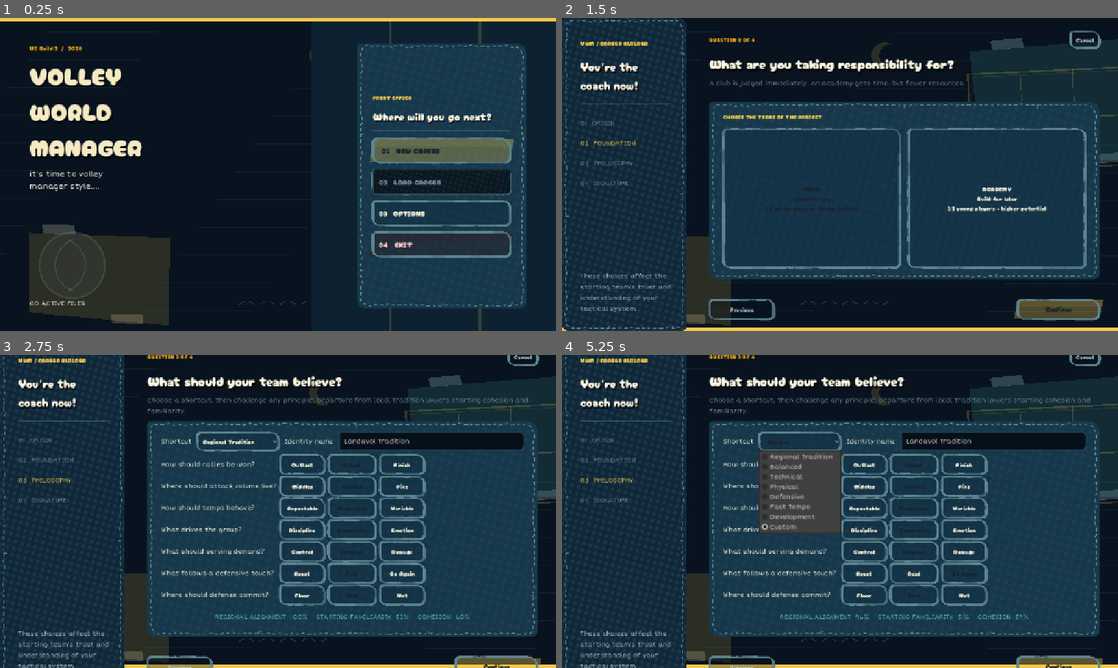
Above: before the commit, frames 1-4 (two rows, left to right).
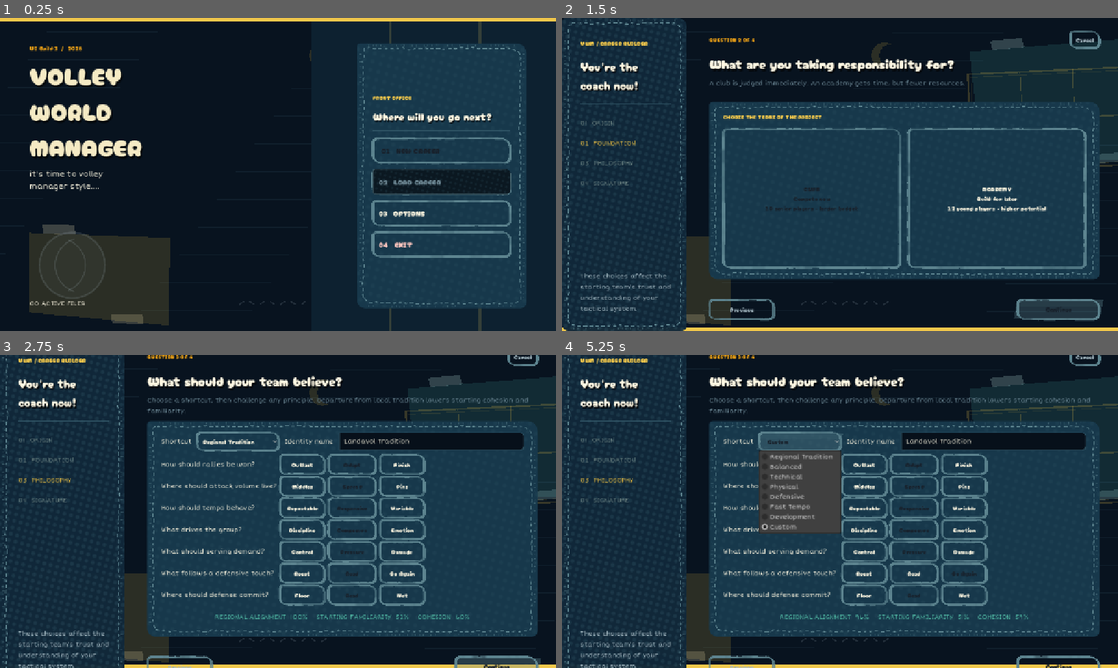
Above: after the commit, the same moments.

Repository: iracarranza/volley-world-manager
Game: Godot game, scene res://scenes/application.tscn
The game is run twice, just before and just after one commit, with the same random seed, the same clock (stepped at 60 frames per second) and the same inputs.
Inputs:
- Up to frame 1 (0.25 s): no input
- Up to frame 2 (1.5 s): click "01 NEW CAREER" at 0.5 s; click "Continue" at 1.25 s
- Up to frame 3 (2.75 s): click "Continue" at 2 s
- Up to frame 4 (5.25 s): click "Go Again" at 2.75 s; click "Go Again" at 3.5 s; click "Go Again" at 4.25 s; click "Custom" at 5 s

The runs differ from the first frame. In frame 1, 2.3% of the frame differs, in the area x 64-95%, y 8-93%; in frame 2, 2.4%; in frame 3, 1.9%; in frame 4, 2.5%, in the area x 0-98%, y 0-100%.

Commit message:
Hovering is the act of highlighting
**The mark now matches the pen and arrives on hover.** Two corrections to the
same idea.

The band takes the nib's own ink rather than a contrasting colour. A
highlighter that fights the line it covers is two marks arguing; one that
matches is the same hand going back over its own writing. It is also where the
idea came from -- the nib's *varying weight* was what read as highlighter in the
first place -- so the wash belongs in its colour.

And it is not a state of the control, it is something that happens to it.
Hovering is the act of going over the word, so the band is absent at rest and
sweeps on left to right under the pointer, laid down rather than faded in. That
also answers what the mark is for: a permanent wash on every control is
decoration, while one that arrives when you point at something is the hover
affordance doing its job in the page's own vocabulary instead of the instant
colour swap it replaces. The outline is `MOUSE_FILTER_IGNORE` and has to be, so
it watches its parent's `mouse_entered` rather than its own.

**And the cards are properly cut out.** Fraying drops from seven points to
three and goes fainter -- at seven the strands were a feature of the design
rather than something you notice on second look, and a patch coming apart in
seven places is a patch about to fall off.

The seam moves inside the cloth. A stitch line has to have material outside it
or there is nothing for the thread to hold; running it along the true boundary
made the card stop exactly where its sewing did, which reads as a dashed border
rather than as cloth with a seam in it.

The silhouette gets its perforation, drawn as stubs rather than as paper tabs.
Tabs in the card's own colour were invisible: card and page sit within a few
percent of each other in the light theme, so a silhouette with no line in it
has no contrast to work with. The reference is better than that anyway -- a
cut-up cross-stitch template does not leave paper behind, it leaves short
lengths of the wire that held it, which are line-like. So these are thread-
coloured stubs standing off the edge on a regular pitch, with a third of them
torn away flush. The evenness is correct here and only here: a perforation is
punched on a pitch. What varies is which ones survived.

Suite 923 checks, 1 pre-existing failure.

Not verifiable from a still: the hover sweep needs a pointer, so the renders
show the resting state only.

Diff:
--- a/scenes/components/ink_outline.gd
+++ b/scenes/components/ink_outline.gd
@@ -158,9 +158,39 @@
 const CUT_NICK_PIXELS: float = 2.3
 
 ## Loose threads, where the stitching has worked its way out of the weave.
-const FRAY_COUNT: int = 7
-const FRAY_LENGTH: float = 7.5
-const FRAY_WIDTH: float = 1.5
+## Fraying is flavour, not structure. At seven per panel the strands were a
+## feature of the design rather than a thing you notice on second look, and a
+## patch that is coming apart at seven points is a patch about to fall off.
+const FRAY_COUNT: int = 3
+const FRAY_LENGTH: float = 5.5
+const FRAY_WIDTH: float = 1.1
+## Faint, for the same reason. These sit under the threshold where the eye
+## counts them.
+const FRAY_ALPHA: float = 0.34
+
+## How far inside the cloth the stitching runs.
+##
+## A seam is sewn *in from* the edge -- there has to be material outside it or
+## there is nothing for the thread to hold. Running the stitches along the true
+## boundary made the card stop exactly where its sewing did, which reads as a
+## drawn border that happens to be dashed rather than as cloth with a seam in
+## it.
+const SEAM_INSET: float = 5.0
+
+## The perforated silhouette: how far the tabs stand out from the edge, how wide
+## each one is, and how far apart their centres run.
+##
+## A stamp's edge, or the wire stubs left in a cut-up cross-stitch template --
+## the little remnants of where a sheet was separated. Drawn *outward* in the
+## card's own colour rather than bitten inward in the page's, because the page
+## under a card carries the halftone and a backdrop doodle, and painting over
+## either would leave a visible flat patch where the perforation should be.
+const PERFORATION_DEPTH: float = 3.4
+const PERFORATION_WIDTH: float = 4.2
+const PERFORATION_PITCH: float = 9.0
+const PERFORATION_STUB_WIDTH: float = 1.4
+## Fainter than the seam. These are remnants, not part of the sewing.
+const PERFORATION_ALPHA: float = 0.42
 
 ## A highlighter is a wide chisel drawn once across a word.
 ##
@@ -188,9 +218,10 @@
 ## covers the word, not the whole line.
 const HIGHLIGHT_INSET: float = 2.0
 
-## Below this saturation a tier's fill is page-coloured rather than a real
-## colour, and marking in it would be marking in nothing.
-const HIGHLIGHT_MIN_SATURATION: float = 0.18
+## How long the swipe takes, in seconds. Short: this is a pointer landing on a
+## control, not a transition. Long enough that the direction is legible, because
+## a mark that appears all at once is a colour change rather than a stroke.
+const HIGHLIGHT_SWEEP_SECONDS: float = 0.16
 
 
 ## Which panel this is, for the wander. Assigned by whoever creates the outline;
@@ -208,19 +239,27 @@
 		if is_inside_tree():
 			queue_redraw()
 
-## Whether this control has also been gone over with a highlighter.
-##
-## Additive rather than a third stroke style, because the two are doing
-## different jobs and a control wants both: the pen says where the word is and
-## the highlighter says somebody marked it. Making them exclusive would have
-## meant choosing between a control that is drawn and one that is marked, when
-## what reads is a word that is drawn *and* marked.
-@export var highlighted: bool = false:
+## Whether pointing at this control marks it.
+##
+## The highlighter is not a *state* of the button, it is something that happens
+## to it: hovering is the act of going over the word. So the band is absent at
+## rest -- the control is just written -- and sweeps on under the pointer.
+##
+## Which also answers what the mark is for. A permanent wash on every control is
+## decoration; one that arrives when you point at something is the hover
+## affordance doing its job in the page's own vocabulary, instead of the instant
+## colour swap it replaces.
+@export var hover_highlight: bool = false:
 	set(value):
-		highlighted = value
+		hover_highlight = value
 		if is_inside_tree():
 			_sync_draw_order()
+			_bind_hover()
 			queue_redraw()
+
+## How much of the sweep has been laid down, 0 to 1, and where it is heading.
+var highlight_sweep: float = 0.0
+var _sweep_target: float = 0.0
 
 
 func _ready() -> void:
@@ -241,6 +280,46 @@
 	set_anchors_and_offsets_preset(Control.PRESET_FULL_RECT)
 	resized.connect(queue_redraw)
 	_sync_draw_order()
+	_bind_hover()
+
+
+## Watch the control this outline belongs to, so the mark follows the pointer.
+##
+## The outline itself cannot be asked -- it is `MOUSE_FILTER_IGNORE`, which it
+## has to be or it would eat the clicks meant for the button underneath it. So
+## it listens to its parent instead.
+func _bind_hover() -> void:
+	var parent := get_parent() as Control
+	if parent == null:
+		return
+	if hover_highlight:
+		if not parent.mouse_entered.is_connected(_on_parent_hover):
+			parent.mouse_entered.connect(_on_parent_hover)
+			parent.mouse_exited.connect(_on_parent_unhover)
+		return
+	if parent.mouse_entered.is_connected(_on_parent_hover):
+		parent.mouse_entered.disconnect(_on_parent_hover)
+		parent.mouse_exited.disconnect(_on_parent_unhover)
+	highlight_sweep = 0.0
+	set_process(false)
+
+
+func _on_parent_hover() -> void:
+	_sweep_target = 1.0
+	set_process(true)
+
+
+func _on_parent_unhover() -> void:
+	_sweep_target = 0.0
+	set_process(true)
+
+
+func _process(delta: float) -> void:
+	var step := delta / maxf(HIGHLIGHT_SWEEP_SECONDS, 0.001)
+	highlight_sweep = move_toward(highlight_sweep, _sweep_target, step)
+	queue_redraw()
+	if is_equal_approx(highlight_sweep, _sweep_target):
+		set_process(false)
 
 
 ## A highlighter goes *under* the word.
@@ -251,7 +330,7 @@
 ## `show_behind_parent` puts it before the parent's own drawing instead, so the
 ## order becomes band, then stylebox, then text.
 func _sync_draw_order() -> void:
-	show_behind_parent = highlighted
+	show_behind_parent = hover_highlight
 
 
 func _notification(what: int) -> void:
@@ -305,9 +384,11 @@
 			* lerpf(COVERAGE_WIDTH_FLOOR, 1.0, coverage)
 		alphas[index] = ink.a * coverage
 	## The mark goes down first, under everything else this node draws.
-	if highlighted:
-		_draw_highlight()
+	if hover_highlight and highlight_sweep > 0.001:
+		_draw_highlight(highlight_sweep)
 	if stroke_style == Stroke.STITCH:
+		## Silhouette first, so the seam sits on top of the cloth it is holding.
+		_draw_perforation()
 		_draw_stitches(points, ink, shortest)
 		_draw_fraying(points, ink)
 		return
@@ -357,14 +438,16 @@
 ## here, so the theme stays the single place that decides what a primary action
 ## is coloured. The stylebox itself is transparent for these tiers -- this band
 ## *is* the fill, not a decoration over one.
-func _draw_highlight() -> void:
+func _draw_highlight(sweep: float) -> void:
 	var band := Color(_highlighter_ink(), HIGHLIGHT_ALPHA)
 	var top := HIGHLIGHT_INSET
 	var bottom := size.y - HIGHLIGHT_INSET
 	## Where the hand started and stopped. Each end draws its own overshoot, so
 	## one usually runs past the word and the other falls short of it.
 	var left := -HIGHLIGHT_OVERSHOOT * (_unit(11) * 1.4 - 0.4)
-	var right := size.x + HIGHLIGHT_OVERSHOOT * (_unit(29) * 1.4 - 0.4)
+	var full_right := size.x + HIGHLIGHT_OVERSHOOT * (_unit(29) * 1.4 - 0.4)
+	## As far as the tip has travelled. The stroke is laid down, not faded in.
+	var right := lerpf(left, full_right, clampf(sweep, 0.0, 1.0))
 	## The chisel. Both ends lean the same way, because the tip is held at one
 	## angle for the whole stroke.
 	var shear := HIGHLIGHT_SHEAR
@@ -406,21 +489,13 @@
 
 ## What this control gets marked in.
 ##
-## A highlighter is *contrast*, and that is the trap the first attempt fell into.
-## Reading the parent's stylebox is right for a tier whose fill is a real colour
-## -- a primary action is coral, a danger action is red, and going over one in
-## its own colour is what actually happens. But the neutral tiers were authored
-## with a fill near the page colour, because they used to be filled boxes with a
-## border doing the work. Marked in that, the swipe was invisible.
-##
-## So: the tier's own colour when it has one, the theme accent when it does not.
-## Saturation is what separates them, and it is a property of the colour rather
-## than a list of tier names somebody has to keep in step.
+## The same ink the nib is using. A highlighter that contrasts with the line it
+## covers is two marks arguing; one that matches is the same hand going back
+## over its own writing, which is what a marked word actually looks like. It is
+## also where the idea came from -- the nib's varying weight was what read as
+## highlighter in the first place, so the wash belongs in its colour.
 func _highlighter_ink() -> Color:
-	var fill := _resolved_fill()
-	if fill.s >= HIGHLIGHT_MIN_SATURATION:
-		return fill
-	return UIPalette.color(&"accent", UIPalette.control_is_light(self))
+	return UIPalette.color(&"stroke_strong", UIPalette.control_is_light(self))
 
 
 ## What colour the surface underneath would have painted itself.
@@ -527,6 +602,74 @@
 	_draw_ribbon(stitch_points, normals, widths, alphas, ink, 0.0, 1.0, false)
 
 
+## The cut silhouette: tabs left where the patch was separated from its sheet.
+##
+## Regularly spaced, because a perforation is punched on a pitch -- this is the
+## one place on the panel where evenness is correct rather than a tell. What
+## varies is which tabs survived: some were torn away cleanly and some kept a
+## stub, so a share of them are drawn short or skipped entirely.
+##
+## Drawn as *stubs* rather than as paper tabs, which is both closer to the
+## reference and the only thing that reads. A tab in the card's own colour is
+## invisible here -- card and page are within a few percent of each other in the
+## light theme, so a silhouette with no line in it has no contrast to work with.
+## And a cut cross-stitch template does not leave paper behind: it leaves short
+## lengths of the wire that held it, which are line-like. So these are stubs in
+## the thread's colour, standing off the edge at the perforation pitch.
+func _draw_perforation() -> void:
+	var ink := UIPalette.color(&"stroke_strong", UIPalette.control_is_light(self))
+	var rect := Rect2(
+		Vector2(EDGE_INSET, EDGE_INSET),
+		size - Vector2(EDGE_INSET, EDGE_INSET) * 2.0
+	)
+	## Each side walked separately. The corners are left alone: a stamp's corner
+	## is where the two perforations meet and neither one runs through it.
+	var margin := PERFORATION_PITCH
+	_perforate_run(
+		Vector2(rect.position.x + margin, rect.position.y),
+		Vector2(rect.end.x - margin, rect.position.y), Vector2.UP, ink, 0
+	)
+	_perforate_run(
+		Vector2(rect.end.x, rect.position.y + margin),
+		Vector2(rect.end.x, rect.end.y - margin), Vector2.RIGHT, ink, 97
+	)
+	_perforate_run(
+		Vector2(rect.end.x - margin, rect.end.y),
+		Vector2(rect.position.x + margin, rect.end.y), Vector2.DOWN, ink, 211
+	)
+	_perforate_run(
+		Vector2(rect.position.x, rect.end.y - margin),
+		Vector2(rect.position.x, rect.position.y + margin), Vector2.LEFT, ink, 349
+	)
+
+
+## One side's worth of tabs.
+func _perforate_run(
+	from: Vector2, to: Vector2, outward: Vector2, ink: Color, salt: int
+) -> void:
+	var span := from.distance_to(to)
+	if span < PERFORATION_PITCH * 2.0:
+		return
+	var count := maxi(int(span / PERFORATION_PITCH), 1)
+	var along := (to - from) / float(count)
+	var across := Vector2(-outward.y, outward.x) * (PERFORATION_WIDTH * 0.5)
+	for index in range(1, count):
+		var roll := _unit(salt + index * 13)
+		## A third of the tabs tore away flush. Their absence is what makes the
+		## rest read as remnants rather than as a decorative scallop.
+		if roll < 0.34:
+			continue
+		var centre := from + along * float(index)
+		## Length varies with what survived the cut; direction leans a little,
+		## because a snipped wire does not stay perpendicular.
+		var depth := outward * PERFORATION_DEPTH * (0.5 + roll * 0.9)
+		var lean := across.normalized() * (roll - 0.5) * PERFORATION_WIDTH * 0.4
+		draw_line(
+			centre, centre + depth + lean,
+			Color(ink, ink.a * PERFORATION_ALPHA), PERFORATION_STUB_WIDTH, true
+		)
+
+
 ## Loose threads, worked out of the weave at a few points around the edge.
 ##
 ## Drawn *outward* only, and short. A patch frays at its cut edge because the
@@ -565,7 +708,7 @@
 			var middle := here.lerp(tip, 0.55) + bow
 			draw_polyline(
 				PackedVector2Array([here, middle, tip]),
-				Color(ink, ink.a * 0.55), FRAY_WIDTH, true
+				Color(ink, ink.a * FRAY_ALPHA), FRAY_WIDTH, true
 			)
 
 
@@ -596,9 +739,10 @@
 ## join instead of meeting -- four separately jittered edges leave visible gaps
 ## exactly where a real line is heaviest.
 func _outline_points() -> PackedVector2Array:
+	## A drawn line sits on the edge; a seam sits in from it.
+	var inset := EDGE_INSET + (SEAM_INSET if stroke_style == Stroke.STITCH else 0.0)
 	var rect := Rect2(
-		Vector2(EDGE_INSET, EDGE_INSET),
-		size - Vector2(EDGE_INSET, EDGE_INSET) * 2.0
+		Vector2(inset, inset), size - Vector2(inset, inset) * 2.0
 	)
 	## Four radii, not one. The panel styleboxes deliberately round each corner
 	## differently -- 9/20/12/16 on a card -- which is most of what stops them
--- a/scripts/systems/ui_style_system.gd
+++ b/scripts/systems/ui_style_system.gd
@@ -39,10 +39,10 @@
 ## `DashboardCard` is a `Button` and still belongs with the surfaces: it is a
 ## card that happens to be pressable, and it is the size of a card.
 ##
-## The controls keep the nib and gain a highlighter under it. The two are doing
-## different jobs -- the pen says where the word is, the highlighter says
-## somebody marked it -- so a control wants both rather than a choice between
-## being drawn and being marked.
+## The controls keep the nib, and gain a highlighter that is not there at rest.
+## Hovering *is* the act of marking, so the wash sweeps on under the pointer and
+## off again -- which puts the hover affordance in the page's own vocabulary
+## instead of the instant colour swap it replaces.
 const STITCHED_TIERS: Array[StringName] = [
 	&"CardPanel", &"DashboardCard", &"InsetPanel", &"RaisedPanel",
 ]
@@ -215,15 +215,16 @@
 		## across theme switches and resizes, so a tier that changed treatment
 		## would otherwise keep whichever one it was born with.
 		existing.stroke_style = wanted_style
-		existing.highlighted = not sewn
+		existing.hover_highlight = not sewn
 		existing.queue_redraw()
 		return
 	var outline := UIInkOutline.new()
 	outline.name = "InkOutline"
 	outline.stroke_style = wanted_style
-	## Controls are written *and* marked: the nib draws the word and the
-	## highlighter goes over it. Surfaces are sewn and get neither.
-	outline.highlighted = not sewn
+	## Controls are written at rest and marked when pointed at: the nib draws the
+	## word, and hovering is the act of going over it. Surfaces are sewn and get
+	## neither.
+	outline.hover_highlight = not sewn
 	## Seeded from the panel's own name, so a card's edge is stable across runs
 	## and two cards side by side never draw the same imperfection.
 	outline.ink_seed = int(String(control.name).hash() & 0x7FFFFFFF)
